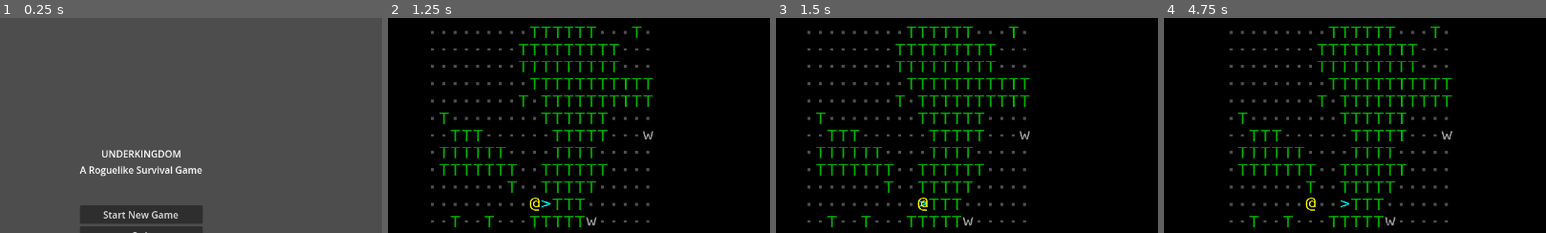
Above: before the commit, frames 1-4 (left to right).
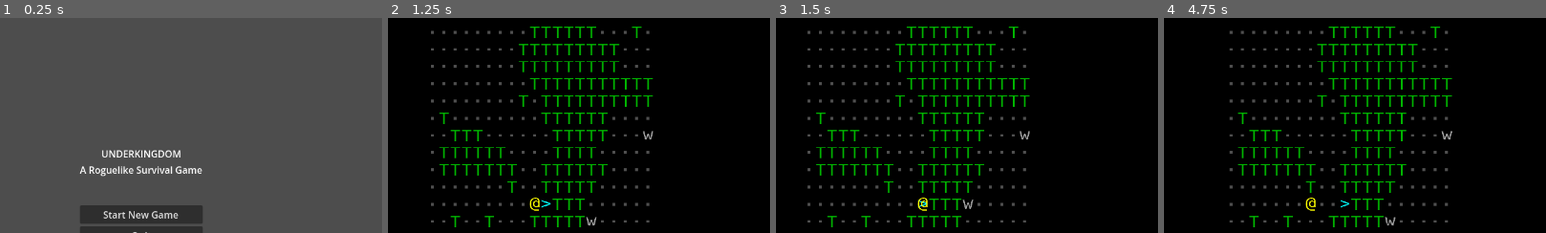
Above: after the commit, the same moments.

Repository: stevenraines/underkingdom-godot-cc
Game: Godot game, scene res://scenes/main.tscn
The game is run twice, just before and just after one commit, with the same random seed, the same clock (stepped at 60 frames per second) and the same inputs.
Inputs:
- Up to frame 1 (0.25 s): no input
- Up to frame 2 (1.25 s): click "Start New Game" at 0.5 s
- Up to frame 3 (1.5 s): tap Enter at 1.25 s; hold Right (ui_right) from 1.28 s (still down)
- Up to frame 4 (4.75 s): tap Space at 2, 3.5 s; release Right (ui_right) at 2.03 s; hold Down (ui_down) 2.03-2.78 s; tap Enter at 2.75, 4.25 s; hold Right (ui_right) 2.78-3.53 s; hold Up (ui_up) 3.53-4.28 s; hold Left (ui_left) from 4.28 s (still down)
The pictures show only the part of the screen within x 32-82%, y 9-59%; the shares and areas given below are measured in that part.

Frames 1-2 are identical in both runs. In frame 3, 0.1% of the frame differs, in the area x 48-52%, y 84-97%; in frame 4, nothing differs.

Commit message:
Implement enemy AI movement system
- Add basic AI behavior to Enemy class (aggressive, guardian, pack, wander)
- Enemies now detect player within aggro range and move toward them
- Add entity_moved signal to EventBus for rendering updates
- TurnManager now calls EntityManager.process_entity_turns() after player moves
- Game scene handles entity movement and death signals for rendering
- AI behaviors: aggressive (always chase), guardian (chase when close),
  pack (chase like aggressive), wander (random movement until alerted)

Diff:
--- a/autoload/event_bus.gd
+++ b/autoload/event_bus.gd
@@ -17,6 +17,7 @@
 
 # Entity signals
 signal entity_died(entity: Entity)
+signal entity_moved(entity: Entity, old_pos: Vector2i, new_pos: Vector2i)
 
 func _ready() -> void:
 	print("EventBus initialized")
--- a/autoload/turn_manager.gd
+++ b/autoload/turn_manager.gd
@@ -28,6 +28,10 @@
 func advance_turn() -> void:
 	current_turn += 1
 	_update_time_of_day()
+
+	# Process enemy turns
+	EntityManager.process_entity_turns()
+
 	EventBus.turn_advanced.emit(current_turn)
 
 	# Reset player turn flag
--- a/entities/enemy.gd
+++ b/entities/enemy.gd
@@ -17,6 +17,7 @@
 # AI state
 var target_position: Vector2i = Vector2i.ZERO
 var last_known_player_pos: Vector2i = Vector2i.ZERO
+var is_alerted: bool = false  # Has detected player
 
 func _init() -> void:
 	super()
@@ -67,11 +68,102 @@
 	if not is_alive:
 		return
 
-	# Simple AI for Phase 1.7 - will be expanded in Phase 1.8
-	# For now, enemies just stand still
-	pass
+	var player = EntityManager.player
+	if not player or not player.is_alive:
+		return
 
-## Get distance to player
-func distance_to_player() -> int:
-	# This will be implemented when we have player reference in EntityManager
-	return 999
+	var distance = _distance_to(player.position)
+
+	# Check if player is in aggro range
+	if distance <= aggro_range:
+		is_alerted = true
+		last_known_player_pos = player.position
+
+	# Execute behavior based on type and alert state
+	if is_alerted:
+		_execute_behavior(player)
+
+## Execute AI behavior
+func _execute_behavior(player: Player) -> void:
+	match behavior_type:
+		"aggressive":
+			# Always chase and attack
+			_move_toward_target(player.position)
+		"guardian":
+			# Chase if player is close, otherwise hold position
+			var distance = _distance_to(player.position)
+			if distance <= aggro_range:
+				_move_toward_target(player.position)
+		"pack":
+			# Similar to aggressive but could coordinate (future)
+			_move_toward_target(player.position)
+		"wander":
+			# Move randomly, but toward player if alerted
+			if is_alerted:
+				_move_toward_target(last_known_player_pos)
+			else:
+				_wander()
+		_:
+			_move_toward_target(player.position)
+
+## Move one step toward target position
+func _move_toward_target(target: Vector2i) -> void:
+	if position == target:
+		return
+
+	# Calculate direction to target
+	var diff = target - position
+	var move_dir = Vector2i.ZERO
+
+	# Prefer the larger difference to move diagonally-ish
+	if abs(diff.x) >= abs(diff.y):
+		move_dir.x = sign(diff.x)
+	else:
+		move_dir.y = sign(diff.y)
+
+	# Try to move in that direction
+	var new_pos = position + move_dir
+
+	# Check if player is at the target position (attack instead of move)
+	if EntityManager.player and EntityManager.player.position == new_pos:
+		# Attack will be implemented in combat phase
+		# For now, just stay adjacent
+		return
+
+	# Check if position is walkable
+	if MapManager.current_map and MapManager.current_map.is_walkable(new_pos):
+		_move_to(new_pos)
+	else:
+		# Try alternate direction
+		var alt_dir = Vector2i.ZERO
+		if move_dir.x != 0:
+			alt_dir.y = sign(diff.y) if diff.y != 0 else 1
+		else:
+			alt_dir.x = sign(diff.x) if diff.x != 0 else 1
+
+		var alt_pos = position + alt_dir
+		if MapManager.current_map and MapManager.current_map.is_walkable(alt_pos):
+			_move_to(alt_pos)
+
+## Move to a new position and update visuals
+func _move_to(new_pos: Vector2i) -> void:
+	var old_pos = position
+	position = new_pos
+
+	# Emit movement signal for rendering update
+	EventBus.entity_moved.emit(self, old_pos, new_pos)
+
+## Wander randomly
+func _wander() -> void:
+	var directions = [Vector2i.UP, Vector2i.DOWN, Vector2i.LEFT, Vector2i.RIGHT]
+	directions.shuffle()
+
+	for dir in directions:
+		var new_pos = position + dir
+		if MapManager.current_map and MapManager.current_map.is_walkable(new_pos):
+			_move_to(new_pos)
+			return
+
+## Calculate Manhattan distance to a position
+func _distance_to(target: Vector2i) -> int:
+	return abs(target.x - position.x) + abs(target.y - position.y)
--- a/scenes/game.gd
+++ b/scenes/game.gd
@@ -57,6 +57,8 @@
 	EventBus.player_moved.connect(_on_player_moved)
 	EventBus.map_changed.connect(_on_map_changed)
 	EventBus.turn_advanced.connect(_on_turn_advanced)
+	EventBus.entity_moved.connect(_on_entity_moved)
+	EventBus.entity_died.connect(_on_entity_died)
 
 	# Update HUD
 	_update_hud()
@@ -144,6 +146,16 @@
 ## Called when turn advances
 func _on_turn_advanced(_turn_number: int) -> void:
 	_update_hud()
+
+## Called when any entity moves
+func _on_entity_moved(entity: Entity, old_pos: Vector2i, new_pos: Vector2i) -> void:
+	renderer.clear_entity(old_pos)
+	renderer.render_entity(new_pos, entity.ascii_char, entity.color)
+
+## Called when an entity dies
+func _on_entity_died(entity: Entity) -> void:
+	renderer.clear_entity(entity.position)
+	_add_message("%s dies!" % entity.name, Color.RED)
 
 ## Update HUD display
 func _update_hud() -> void:
